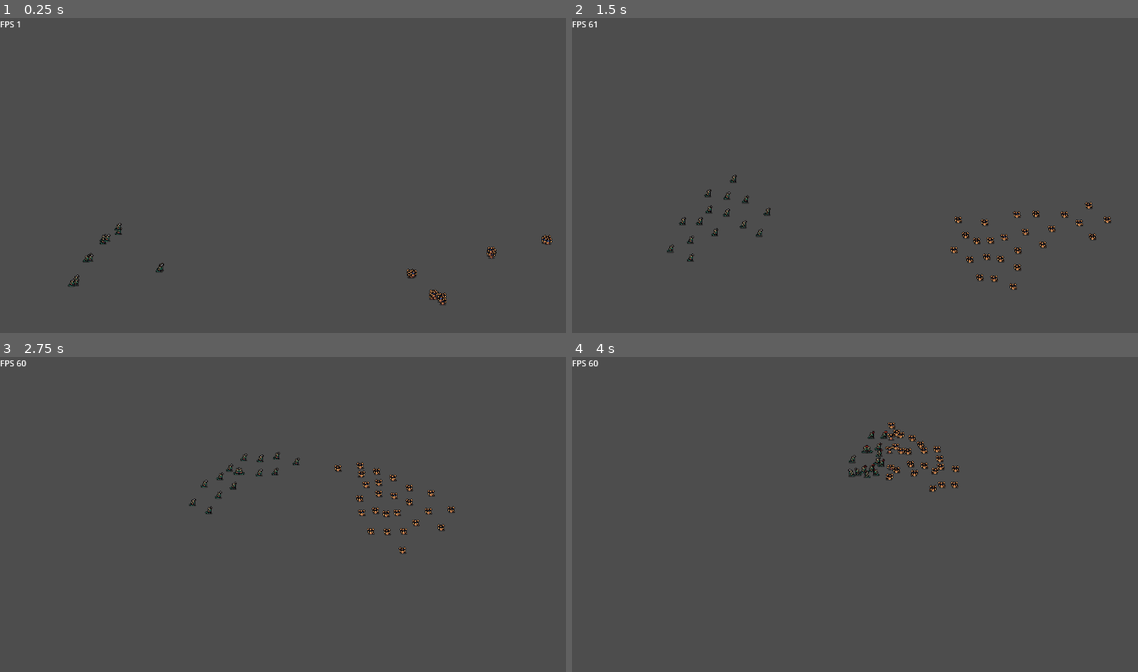
Above: before the commit, frames 1-4 (two rows, left to right).
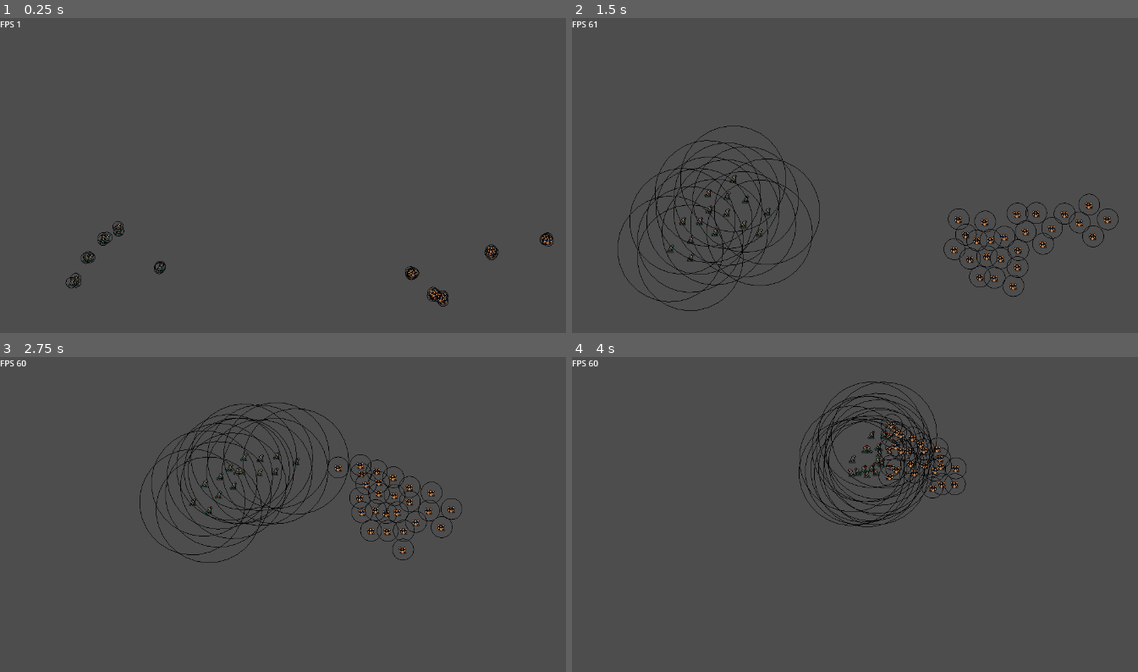
Above: after the commit, the same moments.

Repository: Snayff/nqp3
Game: Godot game, scene res://scenes/stages/combat/stage_combat.tscn
Same seed, same stepped clock (60 frames per second), same inputs: the game is played once before the commit and once after it.
Inputs:
- Up to frame 1 (0.25 s): no input
- Up to frame 2 (1.5 s): tap Enter at 0.5 s
- Up to frame 3 (2.75 s): no input
- Up to frame 4 (4 s): no input

The runs differ from the first frame. In frame 1, 0.3% of the frame differs, in the area x 11-98%, y 64-92%; in frame 2, 2.3%, in the area x 8-97%, y 34-94%; in frame 3, 2.2%; in frame 4, 2.0%.

Commit message:
created scene for target finder

Diff:
--- /dev/null
+++ b/scenes/components/target_finder/target_finder.gd
@@ -0,0 +1,20 @@
+class_name TargetFinder extends Area2D
+## area2d complete with collision shape used to find actors within a radius from centre
+
+@onready var col_shape : CollisionShape2D = $CollisionShape2D
+
+var is_visible : bool = true:
+	set(value):
+		is_visible = value
+		if is_visible == true:
+			queue_redraw()
+var shape_colour : Color
+var radius : int = 20:
+	set(value):
+		col_shape.shape.radius = value
+		radius = value
+		queue_redraw()
+
+func _draw() -> void:
+	if is_visible:
+		draw_arc(position, col_shape.shape.radius, 0, 360, 32, shape_colour)
--- /dev/null
+++ b/scenes/components/target_finder/target_finder.tscn
@@ -0,0 +1,17 @@
+[gd_scene load_steps=3 format=3 uid="uid://d4iye4ok3dni7"]
+
+[ext_resource type="Script" path="res://scenes/components/target_finder/target_finder.gd" id="1_6o88n"]
+
+[sub_resource type="CircleShape2D" id="CircleShape2D_4kht2"]
+resource_local_to_scene = true
+
+[node name="TargetFinder" type="Area2D"]
+y_sort_enabled = true
+collision_layer = 0
+collision_mask = 2
+input_pickable = false
+monitorable = false
+script = ExtResource("1_6o88n")
+
+[node name="CollisionShape2D" type="CollisionShape2D" parent="."]
+shape = SubResource("CircleShape2D_4kht2")
--- a/scenes/entities/actor/actor.gd
+++ b/scenes/entities/actor/actor.gd
@@ -455,5 +455,5 @@
 
 ## update the size of the target finder
 func _update_target_finder_range(new_range: int) -> void:
-	_target_finder.get_node("CollisionShape2D").shape.radius =  new_range
-	print(debug_name + " set target finder's range to " + str(_target_finder.get_node("CollisionShape2D").shape.radius) + ".")
+	_target_finder.radius =  new_range
+	print(debug_name + " set target finder's range to " + str(_target_finder.radius) + ".")
--- a/scenes/entities/actor/actor.tscn
+++ b/scenes/entities/actor/actor.tscn
@@ -3,6 +3,7 @@
 [ext_resource type="Script" path="res://scenes/entities/actor/actor.gd" id="1_de4j8"]
 [ext_resource type="PackedScene" uid="uid://c757mb1y2lc8g" path="res://scenes/components/hurt_box/hurt_box.tscn" id="2_eofpl"]
 [ext_resource type="Script" path="res://scripts/components/actor_debug_info.gd" id="3_ddju0"]
+[ext_resource type="PackedScene" uid="uid://d4iye4ok3dni7" path="res://scenes/components/target_finder/target_finder.tscn" id="4_ey4kp"]
 
 [sub_resource type="CapsuleShape2D" id="CapsuleShape2D_pdl0k"]
 resource_local_to_scene = true
@@ -13,9 +14,6 @@
 
 [sub_resource type="LabelSettings" id="LabelSettings_dcwuh"]
 font_size = 8
-
-[sub_resource type="CircleShape2D" id="CircleShape2D_4kht2"]
-resource_local_to_scene = true
 
 [node name="Actor" type="CharacterBody2D" groups=["actor"]]
 position = Vector2(1, -3)
@@ -57,15 +55,7 @@
 label_settings = SubResource("LabelSettings_dcwuh")
 script = ExtResource("3_ddju0")
 
-[node name="TargetFinder" type="Area2D" parent="."]
-show_behind_parent = true
-collision_layer = 0
-collision_mask = 2
-input_pickable = false
-monitorable = false
-
-[node name="CollisionShape2D" type="CollisionShape2D" parent="TargetFinder"]
-shape = SubResource("CircleShape2D_4kht2")
+[node name="TargetFinder" parent="." instance=ExtResource("4_ey4kp")]
 
 [node name="TargetRefreshTimer" type="Timer" parent="."]
 editor_description = "Time until next target refresh. "
--- a/scripts/actions/attacks/stanza.gd
+++ b/scripts/actions/attacks/stanza.gd
@@ -11,17 +11,20 @@
 	target_type = Constants.TargetType
 	target_preferences = [Constants.TargetPreference]
 
-	_base_cooldown = 0.0
-	_base_stamina_cost = 0
+	_base_cooldown = 4.0
+	_base_stamina_cost = 20
 	_base_damage = 0
-	_base_damage_type = Constants.DamageType
-	_base_cast_time = 0
-	_base_range = 0.0 # or Constants.MELEE_RANGE
+	_base_damage_type = Constants.DamageType.MAGIC
+	_base_cast_time = 0.5
+	_base_range = 40.0
 
 
 func use(initial_target: Actor) -> void:
 	super(initial_target)
 
+	var target_finder = Factory.create_target_finder(true, Color(0.51, 0.094, 0))
+
+
 
 func get_description() -> String:
 	return ""
--- a/scripts/globals/constants.gd
+++ b/scripts/globals/constants.gd
@@ -101,6 +101,9 @@
 
 ############# PATHS ##############
 
+const PATH_ENTITIES : String = "res://scenes/entities/"
+const PATH_COMPONENTS : String = "res://scenes/components/"
+const PATH_VISUAL_EFFECTS : String = "res://scenes/visual_effects/"
 const PATH_ATTACKS : String = "res://scripts/actions/attacks/"  ## the path attack scripts are stored in
 const PATH_REACTIONS : String = "res://scripts/actions/reactions/"  ## the path reaction scripts are stored in
 const PATH_STATUS_EFFECTS : String = "res://scripts/actions/status_effects/" ## the path reaction scripts are stored in
--- a/scripts/globals/factory.gd
+++ b/scripts/globals/factory.gd
@@ -3,9 +3,11 @@
 
 ############ SCENES #########
 
+# N.B. can't preload with variable, so all hardcoded
 const _Actor : PackedScene = preload("res://scenes/entities/actor/actor.tscn")
 const _Projectile: PackedScene = preload("res://scenes/entities/projectile/projectile.tscn")
 const _Unit : PackedScene = preload("res://scenes/entities/unit/unit.tscn")
+const _TargetFinder : PackedScene = preload("res://scenes/components/target_finder/target_finder.tscn")
 const _VisualSparkles : PackedScene = preload("res://scenes/visual_effects/sparkles/sparkles.tscn")
 const _VisualSimple : PackedScene = preload("res://scenes/visual_effects/simple_animation/simple_animation.tscn")
 
@@ -264,3 +266,13 @@
 	animated_sprite.play(animation_name)
 
 	return animated_sprite
+
+
+############# ADDITIONAL COMPONENTS ##########
+
+func create_target_finder(is_visible: bool = false, colour: Color = Color(0, 0, 0, 0)) -> TargetFinder:
+	var target_finder : TargetFinder = _TargetFinder.instantiate()
+	target_finder.is_visible = is_visible
+	if not colour.is_equal_approx(Color(0, 0, 0, 0)):
+		target_finder.shape_colour = colour
+	return target_finder
--- a/scripts/globals/utility.gd
+++ b/scripts/globals/utility.gd
@@ -83,27 +83,6 @@
 	return actors
 
 
-## get nearest actor from position. Can return null.
-func get_nearest_actor(pos: Vector2, actors: Array[Actor]) -> Actor:
-	# check there are any actors at all
-	if actors.size() ==  0:
-		return null
-
-	# assume the first node is closest
-	var nearest = actors[0]
-	var current_closest = nearest.global_position.distance_to(pos)
-
-	# look through nodes to see if any are closer
-	for actor in actors:
-		var distance = actor.global_position.distance_to(pos)
-		var is_alive = actor.is_in_group("alive")
-
-		if distance < current_closest and is_alive:
-			nearest = actor
-			current_closest = nearest.global_position.distance_to(pos)
-
-	return nearest
-
 
 ## convert a polar coord to a cartesian one
 func convert_polar_to_cartesian(radius: float, theta: float) -> Vector2:
